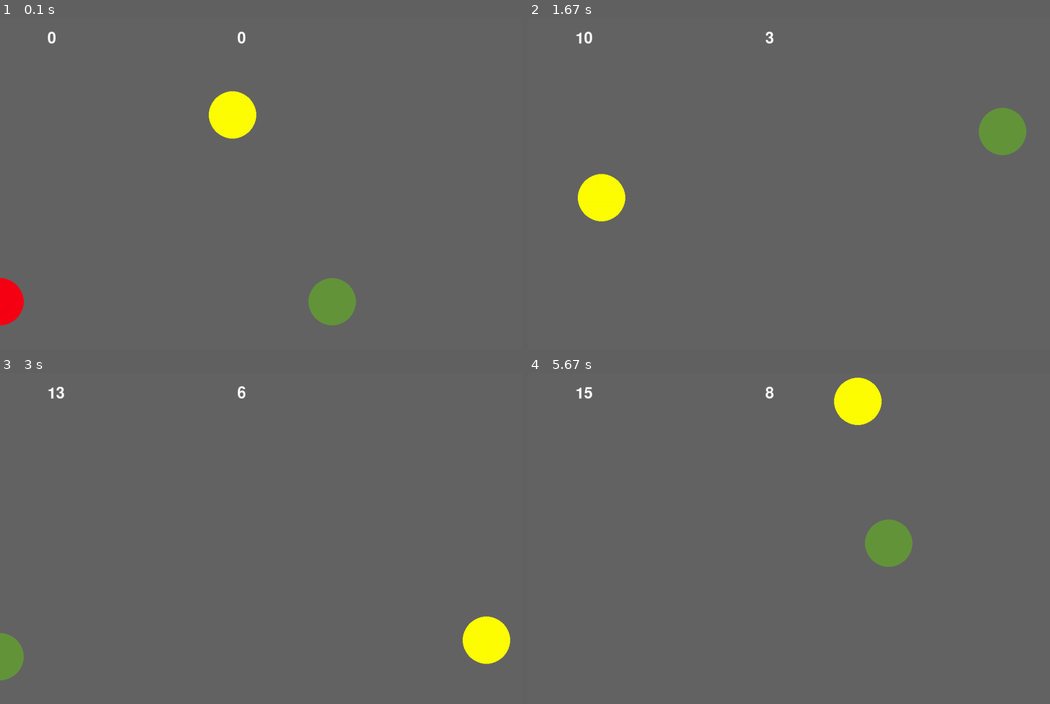
Above: before the commit, frames 1-4 (two rows, left to right).
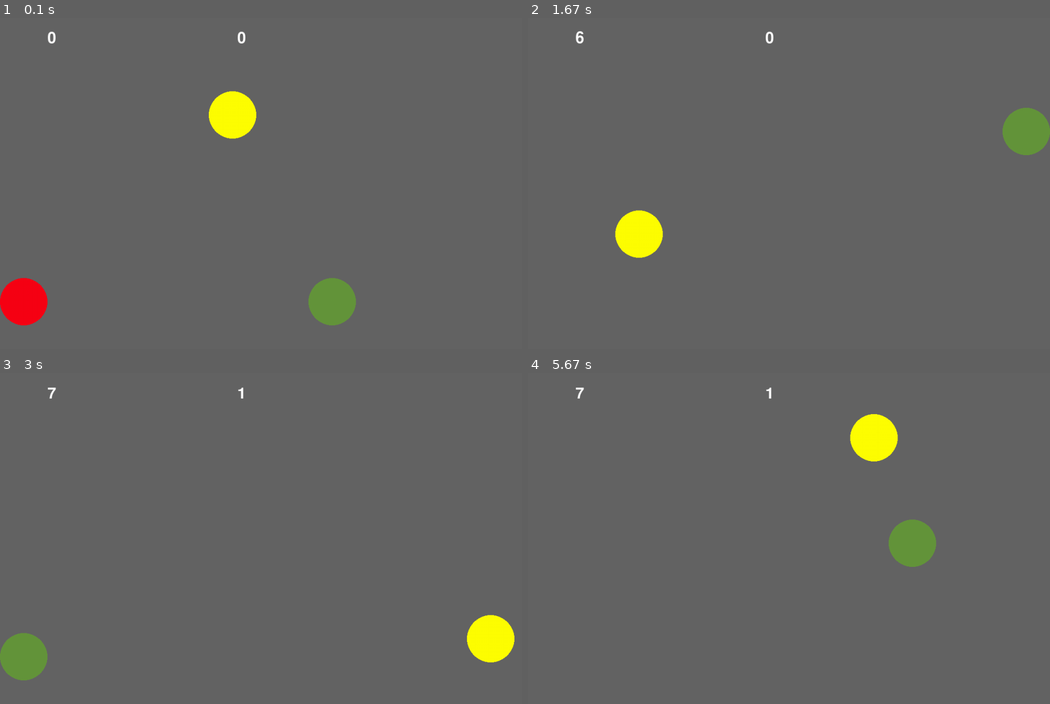
Above: after the commit, the same moments.

Repository: afwareham25/pygame
Game: pygame game, started from Python-Game.py
The game is run twice, just before and just after one commit, with the same random seed, the same clock (stepped at 60 frames per second) and the same inputs.
Inputs:
- Up to frame 1 (0.1 s): no input
- Up to frame 2 (1.67 s): hold Right 0.33-0.8 s; hold Up 0.83-1.13 s; hold W 0.83-1.13 s; hold Right 1.17-1.63 s; hold D 1.17-1.63 s
- Up to frame 3 (3 s): hold Left 1.67-2.2 s; hold A 1.67-2.2 s; hold Down 2.23-2.53 s; hold S 2.23-2.53 s; hold Left 2.57-2.97 s; hold A 2.57-2.97 s
- Up to frame 4 (5.67 s): hold Up 3-3.37 s; hold W 3-3.37 s; hold Right 3.4-4.03 s; hold D 3.4-4.03 s; hold Down 4.07-4.43 s; hold S 4.07-4.43 s; hold Left 4.47-4.93 s; hold A 4.47-4.93 s; hold Right 4.97-5.43 s; hold D 4.97-5.43 s; hold Up from 5.47 s (still down); hold W from 5.47 s (still down)

The runs differ from the first frame. In frame 1, 0.8% of the frame differs, in the area x 0-10%, y 78-93%; in frame 2, 3.4%, in the area x 9-100%, y 4-73%; in frame 3, 1.1%; in frame 4, 3.3%.

Commit message:
Improved collision

Diff:
--- a/Python-Game.py
+++ b/Python-Game.py
@@ -17,37 +17,36 @@
 class Player:
   X = 0
   Y = 0
-  WIDTH = 100
-  HEIGHT = 100
+  RADIUS = 100
   score = 0
   speed = 1.0
 
 
 def update(p):
-  if p.X < 0:
-    p.X = 0
-  if p.X > SCREEN_WIDTH - p.WIDTH:
-    p.X = SCREEN_WIDTH - p.WIDTH
-  if p.Y < 0:
-    p.Y = 0
-  if p.Y > SCREEN_HEIGHT - p.HEIGHT:
-    p.Y = SCREEN_HEIGHT - p.HEIGHT
+  if p.X < 0 + p.RADIUS/2:
+    p.X = 0 + p.RADIUS/2
+  if p.X > SCREEN_WIDTH - p.RADIUS/2:
+    p.X = SCREEN_WIDTH - p.RADIUS/2
+  if p.Y < 0 - p.RADIUS/2:
+    p.Y = 0 - p.RADIUS/2
+  if p.Y > SCREEN_HEIGHT - p.RADIUS * 1.5:
+    p.Y = SCREEN_HEIGHT - p.RADIUS * 1.5
 
   if p == coin:
-    if p.X == 0:
+    if p.X == 0 + p.RADIUS/2:
       coin.speedX = -coin.speedX
-    if p.Y == 0:
+    if p.Y == 0 - p.RADIUS/2:
       coin.speedY = -coin.speedY
-    if p.X == SCREEN_WIDTH - p.WIDTH:
+    if p.X == SCREEN_WIDTH - p.RADIUS/2:
       coin.speedX = -coin.speedX
-    if p.Y == SCREEN_HEIGHT - p.HEIGHT:
+    if p.Y == SCREEN_HEIGHT - p.RADIUS * 1.5:
       coin.speedY = -coin.speedY
 
 
 
 def collision(a, b):
-  if a.X <= a.WIDTH + b.X and a.X >= -a.WIDTH + b.X:
-    if a.Y <= a.HEIGHT + b.Y and a.Y >= -a.HEIGHT + b.Y:
+  if a.X <= a.RADIUS + b.X and a.X >= -a.RADIUS + b.X:
+    if a.Y <= a.RADIUS + b.Y and a.Y >= -a.RADIUS + b.Y:
       return True
 
 
@@ -70,14 +69,16 @@
   if GAME_OVER == True:
     return
 
-  pygame.draw.circle(screen, p.colour, (p.X, -p.Y + SCREEN_HEIGHT - p.HEIGHT), 50)
+  pygame.draw.circle(screen, p.colour, (p.X, -p.Y + SCREEN_HEIGHT - p.RADIUS), 50)
   if p == coin:
-    p.HEIGHT = 75
-    p.WIDTH = 75
+    p.RADIUS = 75
   if p != coin:
-    if p.X <= 75 + coin.X and p.X >= -75 + coin.X:
-     if p.Y <= 75 + coin.Y and p.Y >= -75 + coin.Y:
-      p.score += 1
+    if (p.X <= 75 + coin.X and p.X >= -75 + coin.X and
+        p.Y <= 75 + coin.Y and p.Y >= -75 + coin.Y):
+          p.score += 1
+          coin.colour = "orange"
+          coin.speedX *= 1.001
+
     font = pygame.font.SysFont(None, 48)
     t = font.render(str(p.score), 1, (255,255,255))
     textx = 100
@@ -97,8 +98,9 @@
 
   coin.X += coin.speedX
   coin.Y += coin.speedY
+  coin.colour = "yellow"
+
   keys = pygame.key.get_pressed()
-
   if keys[pygame.K_LEFT]:
     p1.X -= 20
   if keys[pygame.K_RIGHT]:
@@ -120,13 +122,13 @@
 
   screen.fill((100, 100, 100))
 
-  if p1.score >= 100:
+  if p1.score >= 150:
     font = pygame.font.SysFont(None, 48)
     t = font.render(str("Player 1 Wins!"), 1, (255,255,255))
     screen.blit(t, (SCREEN_WIDTH/3, SCREEN_HEIGHT/2 - t.get_height()/2))
     GAME_OVER = True
 
-  if p2.score >= 100:
+  if p2.score >= 150:
     font = pygame.font.SysFont(None, 48)
     t = font.render(str("Player 2 Wins!"), 1, (255,255,255))
     screen.blit(t, (SCREEN_WIDTH/3, SCREEN_HEIGHT/2 - t.get_height()/2))
